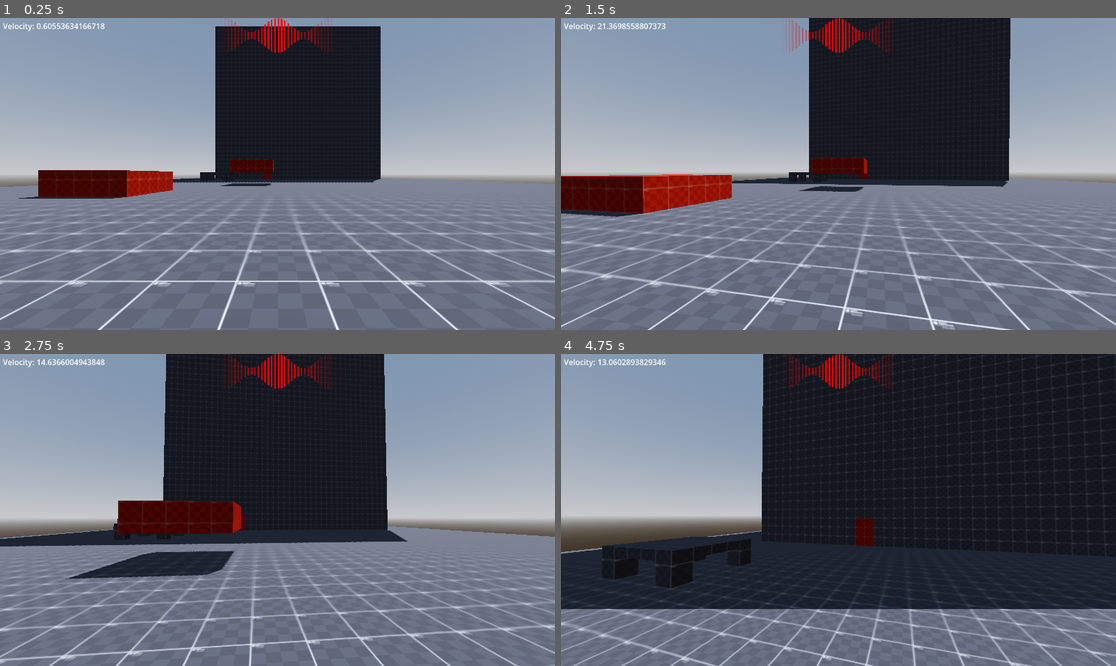
Above: before the commit, frames 1-4 (two rows, left to right).
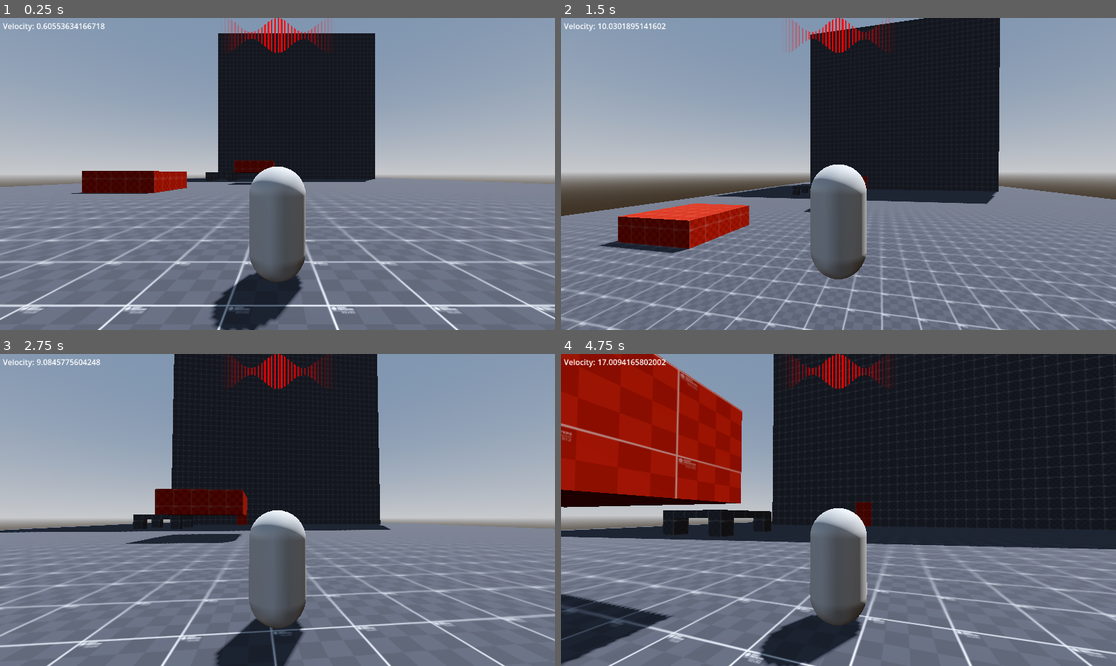
Above: after the commit, the same moments.

Repository: WasteIy/GameOff2025
Game: Godot game, scene res://Scenes/Levels/test_level.tscn
The game is run twice, just before and just after one commit, with the same random seed, the same clock (stepped at 60 frames per second) and the same inputs.
Inputs (mouse positions are in pixels of both pictures, inside the frame that each line leads up to):
- Up to frame 1 (0.25 s): no input
- Up to frame 2 (1.5 s): tap Enter at 0.5 s; move the mouse to (866, 174) at 0.52 s; hold W (move_forward) from 0.53 s (still down); tap Space (jump) at 0.6, 0.77, 1.07, 1.35 s; click (866, 174) at 0.67 s; move the mouse to (810, 174) at 1.27 s
- Up to frame 3 (2.75 s): keep holding W (move_forward); tap Space (jump) at 1.52, 1.82, 2.1 s; move the mouse to (288, 503) at 2.02 s
- Up to frame 4 (4.75 s): keep holding W (move_forward); move the mouse to (832, 516) at 2.77 s; tap Space (jump) at 2.85, 3.02, 3.32, 3.6, 3.77, 4.07, 4.35, 4.52 s; click (832, 516) at 2.92 s; move the mouse to (877, 513) at 3.52 s; move the mouse to (794, 506) at 4.27 s

The runs differ from the first frame. In frame 1, 12% of the frame differs, in the area x 0-100%, y 2-100%; in frame 2, 21%; in frame 3, 19%; in frame 4, 47%, in the area x 0-100%, y 0-100%.

Commit message:
Fix jump buffer

Diff:
--- a/Scenes/Player/State Machine/jump_state.gd
+++ b/Scenes/Player/State Machine/jump_state.gd
@@ -29,8 +29,11 @@
 			character.coyote_jump_cooldown -= delta
 
 func check_input():
-	if Input.is_action_just_pressed("jump"):
-		jump()
+	if character.is_on_floor():
+		if character.buffered_jump:
+			character.buffered_jump = false
+			jump()
+			return
 
 
 func check_if_floor():
--- a/Scenes/Player/player.tscn
+++ b/Scenes/Player/player.tscn
@@ -15,6 +15,8 @@
 
 [sub_resource type="CapsuleShape3D" id="CapsuleShape3D_uvnfx"]
 
+[sub_resource type="CapsuleMesh" id="CapsuleMesh_oikmp"]
+
 [node name="Player" type="CharacterBody3D"]
 script = ExtResource("1_uvnfx")
 desired_move_speed_curve = ExtResource("2_jhyir")
@@ -23,17 +25,21 @@
 [node name="Collision" type="CollisionShape3D" parent="."]
 shape = SubResource("CapsuleShape3D_uvnfx")
 
+[node name="Mesh" type="MeshInstance3D" parent="."]
+mesh = SubResource("CapsuleMesh_oikmp")
+
 [node name="CameraHolder" type="Node3D" parent="."]
 transform = Transform3D(1, 0, 0, 0, 1, 0, 0, 0, 1, 0, 0.865, 0)
 script = ExtResource("2_mtuoh")
 
 [node name="Camera" type="Camera3D" parent="CameraHolder"]
 unique_name_in_owner = true
+transform = Transform3D(1, 0, 0, 0, 1, 0, 0, 0, 1, 0, 0, 3.6337569)
 
 [node name="Raycasts" type="Node3D" parent="."]
 
 [node name="FloorCheck" type="RayCast3D" parent="Raycasts"]
-target_position = Vector3(0, -12.56, 0)
+target_position = Vector3(0, -3, 0)
 
 [node name="Components" type="Node" parent="."]
 
Not shown: 1 places in Scenes/Player/player.tscn that only renumber resources
